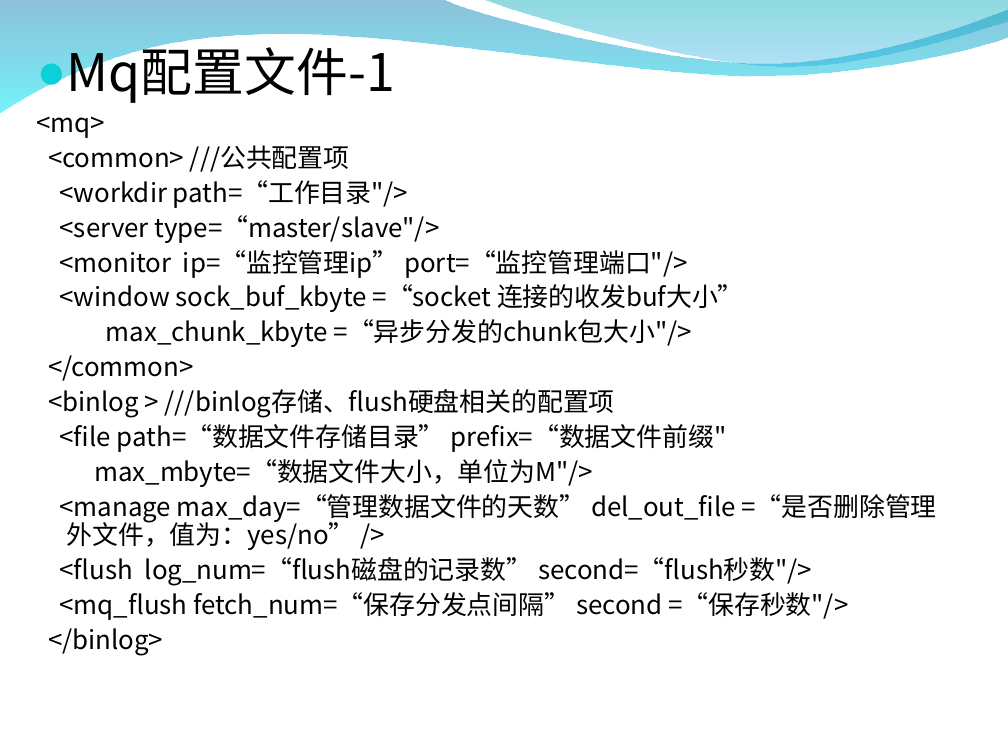
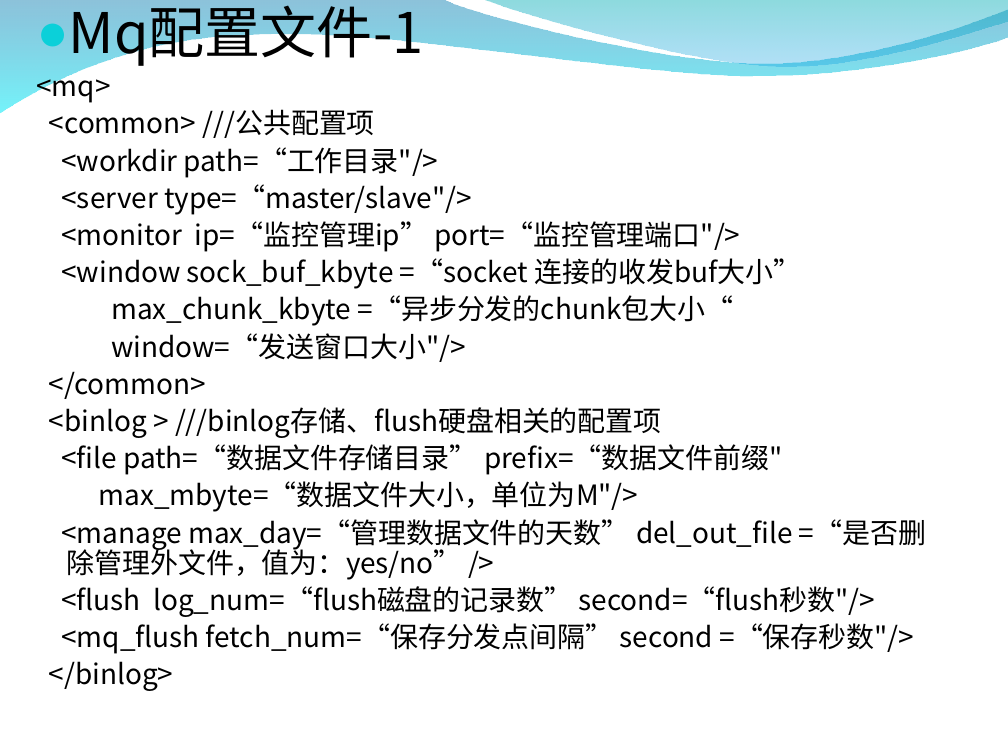
Before and after one commit to zxf1864/cwinux-mq, a slide deck: slide 6 of mq/doc/introduce.ppt. Drawn at 1008x756 pixels with LibreOffice and Linux fonts; fonts in the diff are those of the drawing; background and template pictures are left out. Boxes give left, top, right and bottom in pixels: in the first picture for what was removed or moved away, otherwise in the second. Text is boxed around its words. In the diff, an @@ line names an element or a change of style, - is before the commit and + after.

```diff
--- a/mq/doc/introduce.ppt
+++ b/mq/doc/introduce.ppt
@@ text "Mq配置文件-1": place and size @@
-text "Mq配置文件-1" at box(37, 39, 937, 655)
+text "Mq配置文件-1" at box(37, 5, 926, 691)
@@ text at box(37, 5, 926, 691): size 29.6 to 32 pt in "Mq配置文件-1"; size 14.8 to 16 pt in "<mq>", "<common> ///公共配置项", "<workdir path=“工作目录"/>", "<server type=“master/slave"/>" and 10 more places @@
@@ text at box(111, 295, 733, 362): text changed; size 14.8 to 16 pt @@
-max_chunk_kbyte =“异步分发的chunk包大小"/>
+max_chunk_kbyte =“异步分发的chunk包大小“
+window=“发送窗口大小"/>
```
Also in this commit, not shown: 1 other slide changed, 5 other files.
